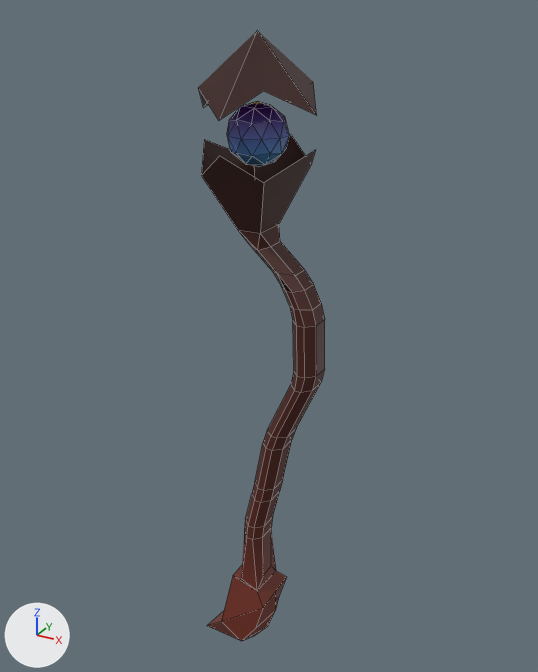
Before and after pictures for a commit that changed the FBX model Assets/3D Models/Staff.fbx.
Camera for both pictures: a 50 mm lens placed at (12.1, -20.72, 21.96), pointed at (0.17, 0.96, 11.12). The axes (+X, +Y, +Z) are drawn at lower left. The lights are the same throughout. Mesh edges are drawn as thin lines. Where no turn or scale is listed for an object, it has been applied to the vertices. Vertices at the same position are counted once.
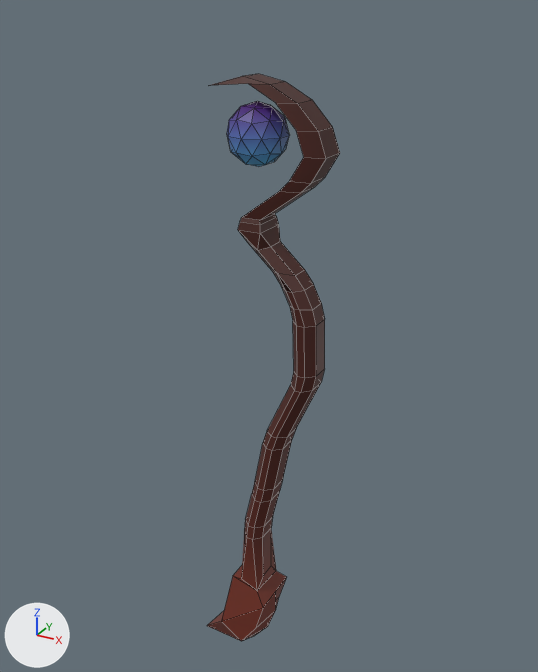
What differs and where, as boxes (x1, y1, x2, y2) in the pictures (538 x 672 px):
'Cube', reshaped (7% shorter): before (198, 30, 325, 641); after (207, 74, 340, 641)
part 1 of me_cube_001, built on: before (198, 30, 317, 233); after (212, 74, 340, 233)
part 2 of me_cube_001, surface changed: (227, 101, 290, 167) in both

Edits to the bpy script that builds the scene:
```text
Change me_cube_001:
    used by ob_cube; location = (0.0, 0.0, 0.0)
    remove me_cube_001.from_pydata(...)  # 189 vertices, 216 faces; spans x -2.4..2.7, y -2.3..2.3, z -3.1..21.4
    add me_cube_001.from_pydata(...)  # 208 vertices, 247 faces; spans x -2.4..2.9, y -1.0..1.0, z -3.1..20.1
    me_cube_001 part 1
    17 vertices are removed from x -1.7..2.3, y -2.3..2.3, z 17.3..21.4
    8 faces are deleted
    16 vertices are added at x -1.1..2.9, y -0.6..0.8, z 15.7..20.1
    10 new vertices lie (0.0, 1.0, 0.0) away from vertices in x -1.1..2.9, y -0.5, z 15.8..20.1
    5 new vertices lie (-0.7, 0.3, 0.0) away from vertices in x 1.0..2.9, y 0.5, z 16.8..19.9
    5 new vertices lie (0.0, -1.4, 0.0) away from vertices in x 0.3..2.2, y 0.8, z 16.8..19.9
    37 new faces join them, mat_material_001 (picture img_large_gradients_png)
    me_cube_001 part 2: 80 kept faces spanning x -0.6..1.3, y -1.0..1.0, z 17.4..19.4 get new texture (UV) coordinates
```
